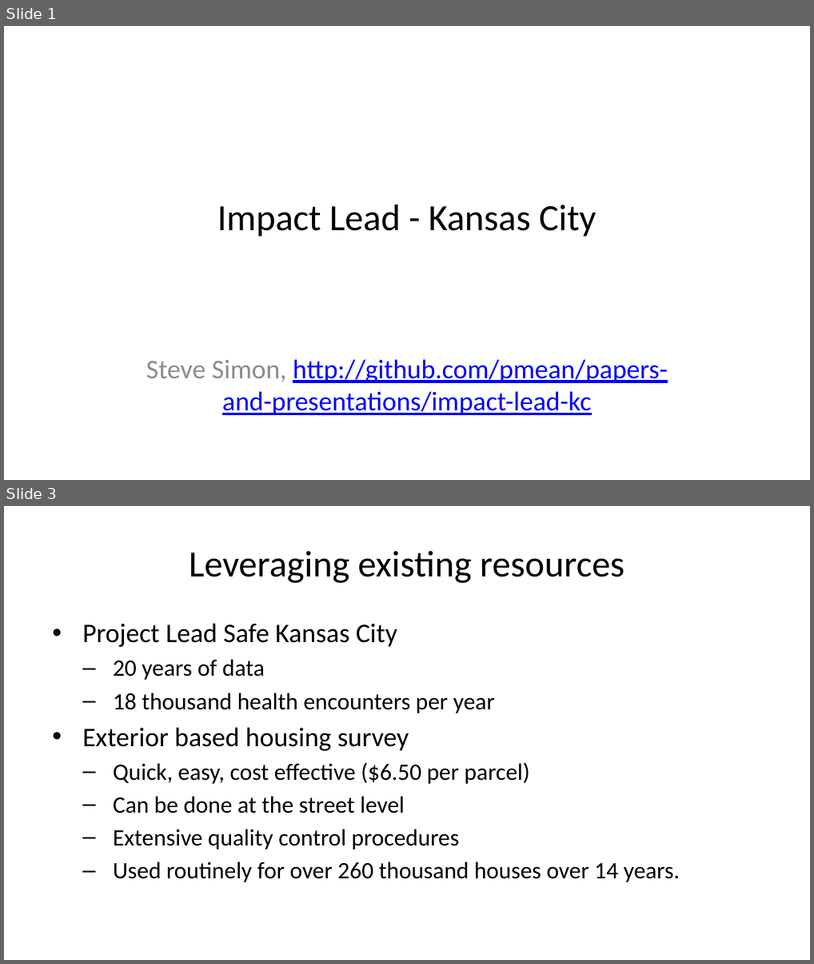
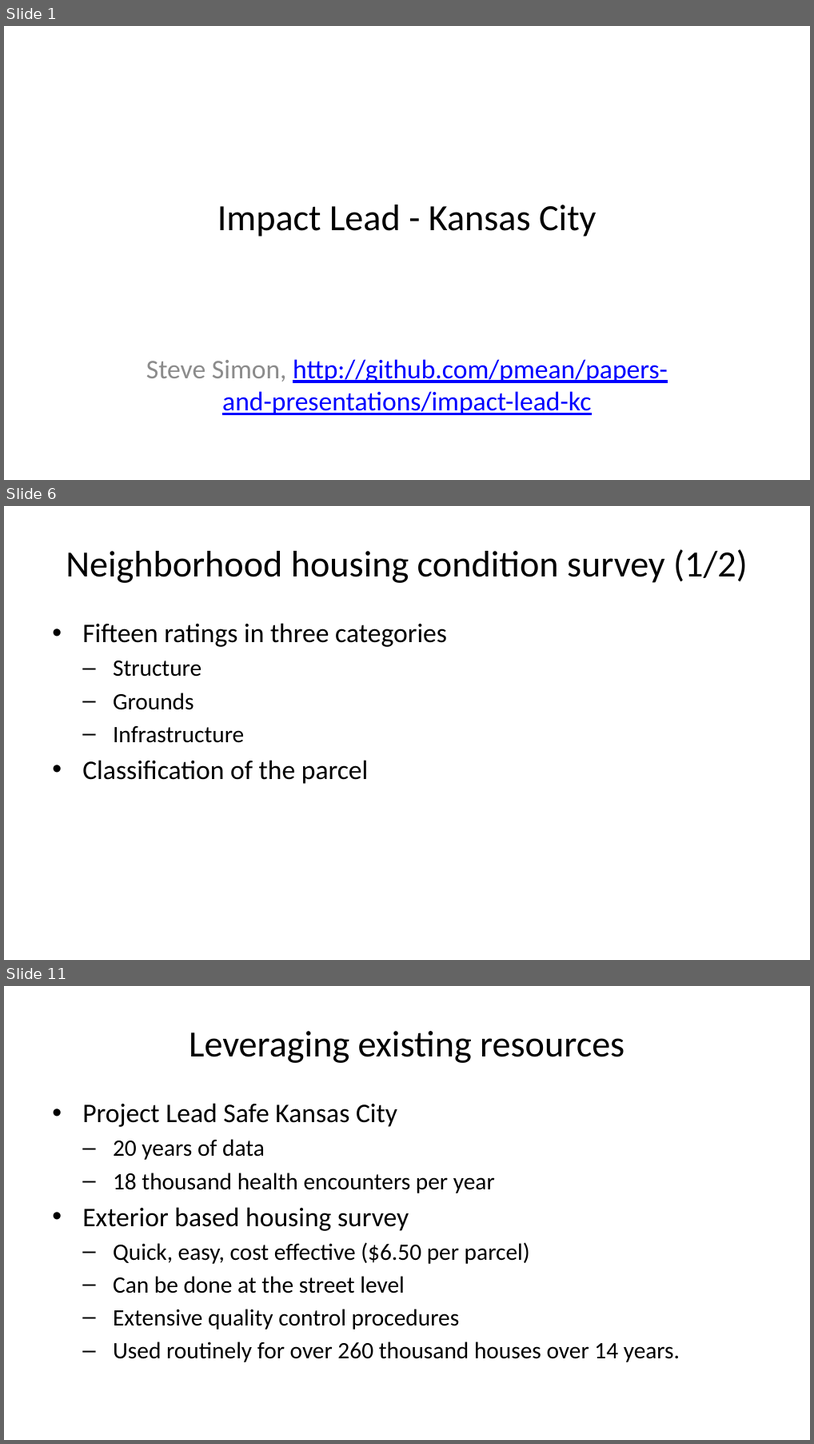
Before and after one commit to pmean/papers-and-presentations, a slide deck: kc-lead-impact/results/dbhi-presentation.pptx. Shown one above the other, each under a label of ours: slides 1 and 3 before the commit, slides 1, 6 and 11 after it; the slides between them are not shown. The pictures are 814x964 and 814x1444 pixels, drawn with LibreOffice and Linux fonts; fonts in the diff are those of the drawing. Boxes give left, top, right and bottom in pixels: in the first picture for what was removed or moved away, otherwise in the second. Text is boxed around its words. In the diff, an @@ line names an element or a change of style, - is before the commit and + after.

```diff
--- a/kc-lead-impact/results/dbhi-presentation.pptx
+++ b/kc-lead-impact/results/dbhi-presentation.pptx
@@ slide 6 added at bbox=[4, 506, 810, 960], background #FFFFFF @@
@@ title added at bbox=[66, 549, 748, 583], 33 pt, text #000000 @@
+Neighborhood housing condition survey (1/2)
@@ text added at bbox=[82, 623, 447, 784], 24 pt, text #000000 @@
+• Fifteen ratings in three categories
+  – Structure
+  – Grounds
+  – Infrastructure
+• Classification of the parcel
@@ what was slide 3 is now slide 11 @@
```
Also in this commit, not shown: 8 other slides added, 1 slide removed, 2 other files.
